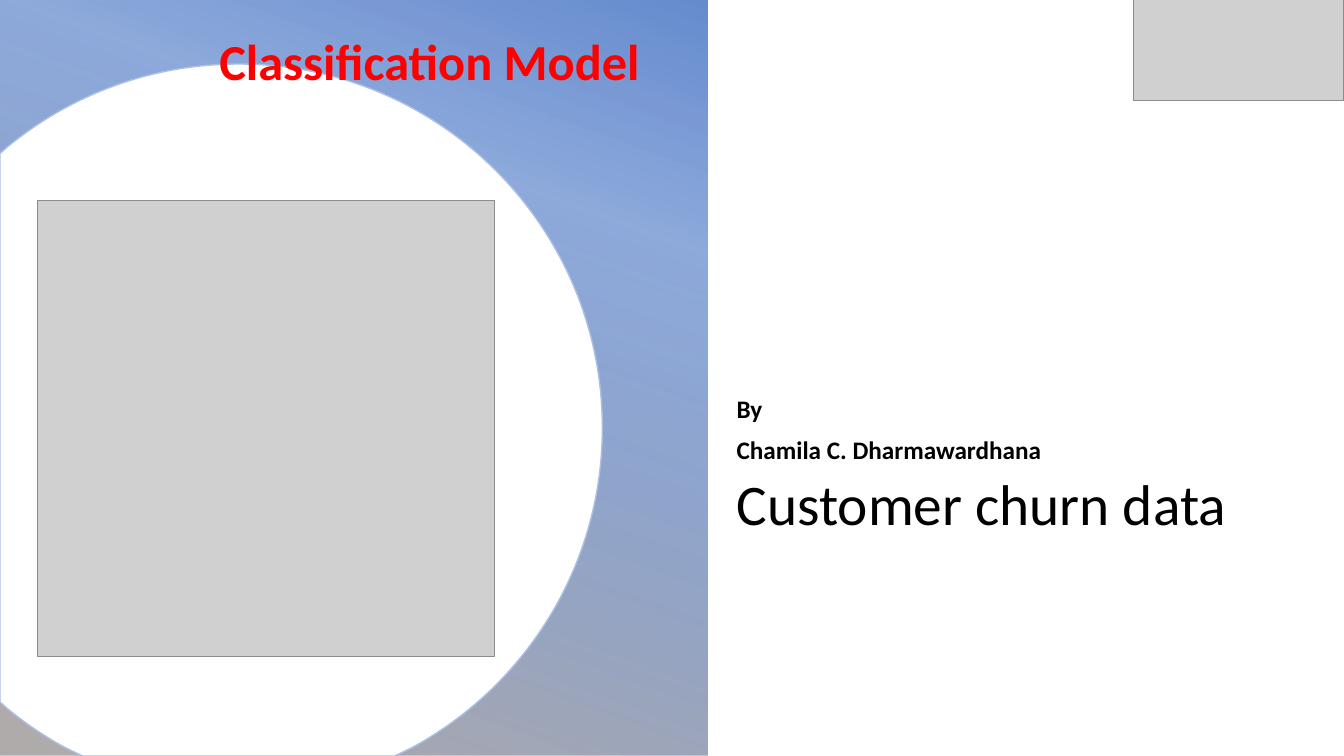
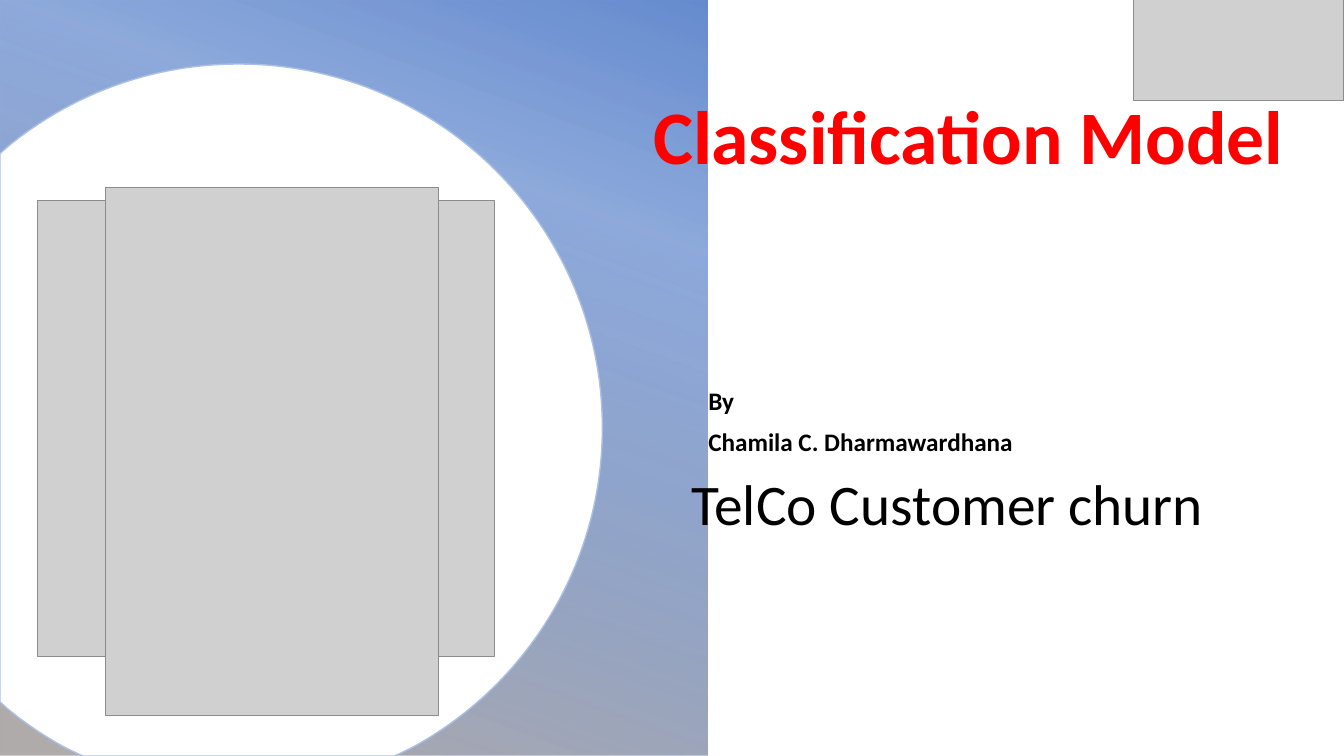
Before and after one commit to GitHub-ccd/Customer_churn_classification_MOD_3, a slide deck: slide 1 of ppt/MOD_3_non_technical.pptx. Drawn at 1344x756 pixels with LibreOffice and Linux fonts; fonts in the diff are those of the drawing; grey boxes stand for pictures; background and template pictures are left out. Boxes give left, top, right and bottom in pixels: in the first picture for what was removed or moved away, otherwise in the second. Text is boxed around its words. In the diff, an @@ line names an element or a change of style, - is before the commit and + after.

Commit message:
final models

```diff
--- a/ppt/MOD_3_non_technical.pptx
+++ b/ppt/MOD_3_non_technical.pptx
@@ text "Classification Model": place and size @@
-text "Classification Model" at [219, 44, 640, 92]
+text "Classification Model" at [653, 102, 1284, 182]
@@ text "Classification Model" at [653, 102, 1284, 182]: size 36 to 54 pt @@
@@ picture added at [106, 188, 440, 716] @@
@@ subtitle "By": place and size @@
-subtitle "By" at [737, 401, 1041, 459]
+subtitle "By" at [708, 393, 1012, 452]
@@ title at [692, 477, 1204, 538]: text changed @@
-Customer churn data
+TelCo Customer churn
```
Also in this commit, not shown: 2 other slides changed, 6 slides added, 25 other files.
